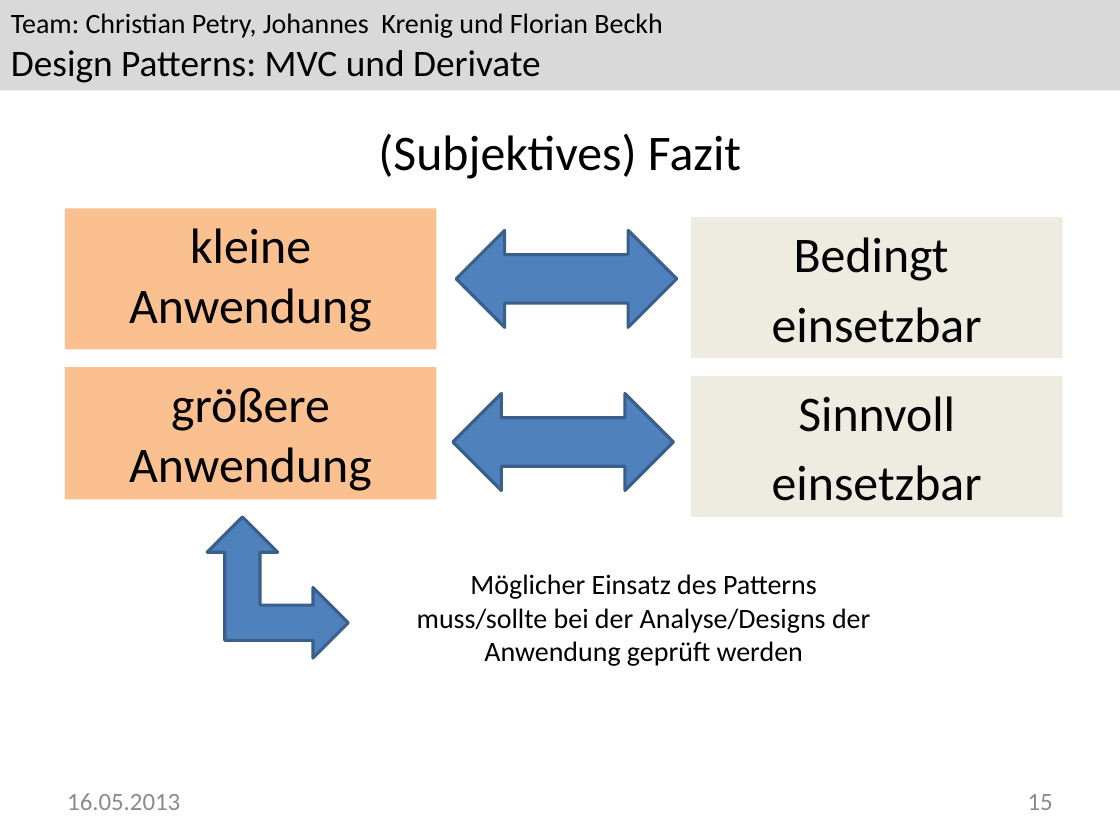
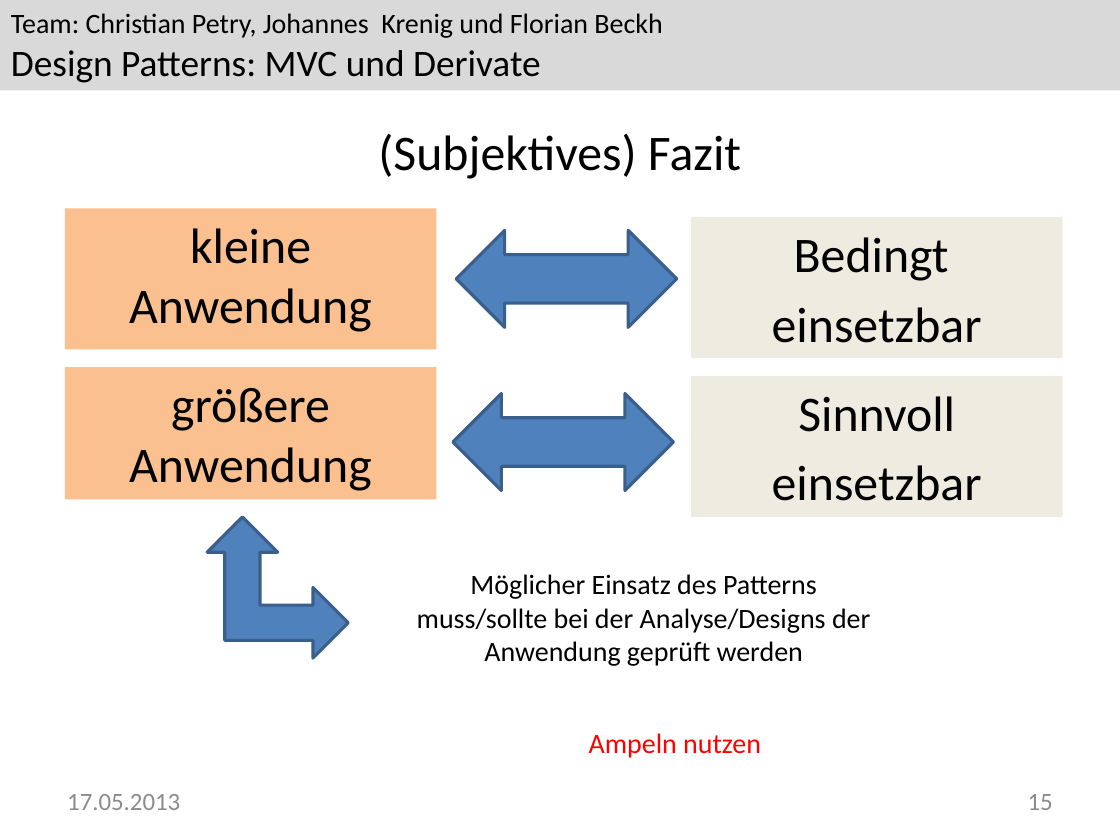
Before and after one commit to Greever/Design-Pattern-MVC, a slide deck: slide 15 of Dokumentation/Praesentation/Praesentation.pptx. Drawn at 1120x840 pixels with LibreOffice and Linux fonts; fonts in the diff are those of the drawing; background and template pictures are left out. Boxes give left, top, right and bottom in pixels: in the first picture for what was removed or moved away, otherwise in the second. Text is boxed around its words. In the diff, an @@ line names an element or a change of style, - is before the commit and + after.

```diff
--- a/Dokumentation/Praesentation/Praesentation.pptx
+++ b/Dokumentation/Praesentation/Praesentation.pptx
@@ text added at <box>589,733,761,758</box>, 18 pt, text #FF0000 @@
+Ampeln nutzen
@@ text at <box>67,794,180,810</box>: text changed @@
-16.05.2013
+17.05.2013
```
Also in this commit, not shown: 13 other slides changed.
